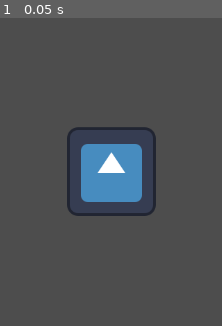
Above: before the commit, frame 1.
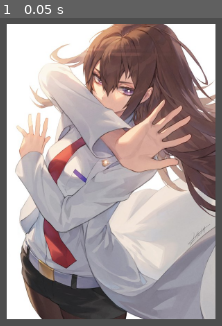
Above: after the commit, the same moment.

Repository: totallyacoolguy/Totally_Test_Project
Game: Godot game, scene res://World/World.tscn
The game is run twice, just before and just after one commit, with the same random seed, the same clock (stepped at 60 frames per second) and the same inputs. The engine's default icon, where the game draws it, is replaced by a stand-in: a white triangle on a blue panel in a dark square.
Inputs:
- Up to frame 1 (0.05 s): no input

The runs differ from the first frame. In frame 1, 82% of the frame differs, in the area x 2-98%, y 1-98%.

Commit message:
Added Kurisu pfp
She the goat and will always be

Diff:
--- a/Player/Player.tscn
+++ b/Player/Player.tscn
@@ -1,7 +1,7 @@
 [gd_scene load_steps=4 format=3 uid="uid://bp5bv2g1ydavl"]
 
-[ext_resource type="Texture2D" uid="uid://by1n3gtoskjny" path="res://Images/icon.svg" id="1_13mt3"]
 [ext_resource type="Script" path="res://Player/player.gd" id="1_yg0ns"]
+[ext_resource type="Texture2D" uid="uid://vu0c2patvoh2" path="res://Images/Kurisu pfp.jpg" id="2_1ixda"]
 
 [sub_resource type="CircleShape2D" id="CircleShape2D_y60p4"]
 
@@ -9,7 +9,8 @@
 script = ExtResource("1_yg0ns")
 
 [node name="Sprite2D" type="Sprite2D" parent="."]
-texture = ExtResource("1_13mt3")
+scale = Vector2(0.5, 0.5)
+texture = ExtResource("2_1ixda")
 
 [node name="CollisionShape2D" type="CollisionShape2D" parent="."]
 visible = false
Binary file added: Images/Kurisu pfp.jpg
Not shown, added: Images/Kurisu pfp.jpg.import
